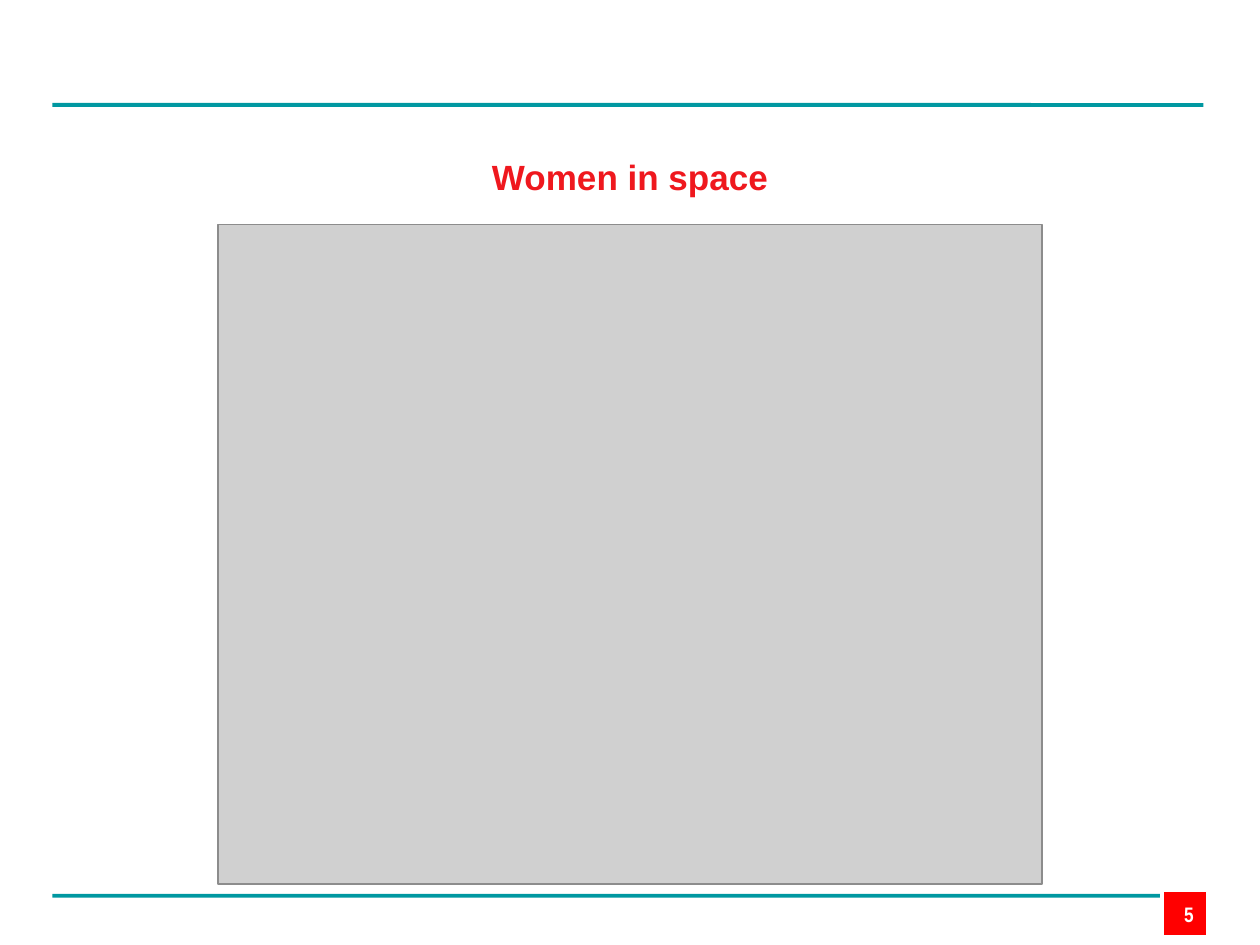
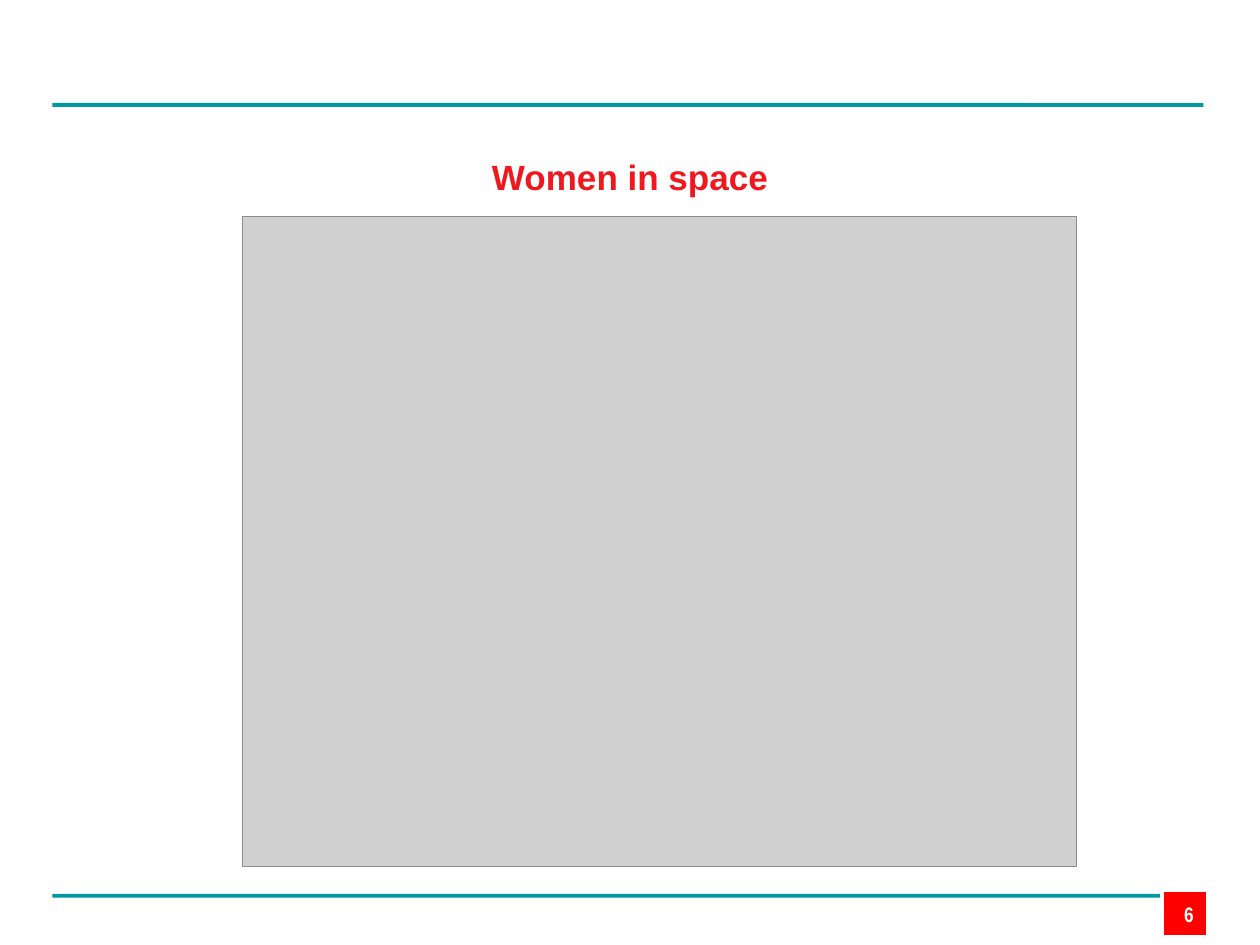
Before and after one commit to lawhitmi/DataVisProject, a slide deck: slide 6 of Ed_DatVis_Group_Project.pptx (slide 5 before the commit). Drawn at 1260x945 pixels with LibreOffice and Linux fonts; fonts in the diff are those of the drawing; grey boxes stand for pictures; background and template pictures are left out. Boxes give left, top, right and bottom in pixels: in the first picture for what was removed or moved away, otherwise in the second. Text is boxed around its words. In the diff, an @@ line names an element or a change of style, - is before the commit and + after.

```diff
--- a/Ed_DatVis_Group_Project.pptx
+++ b/Ed_DatVis_Group_Project.pptx
@@ picture: place and size @@
-picture at bbox=[218, 224, 1042, 883]
+picture at bbox=[242, 217, 1076, 867]
@@ page number at bbox=[1184, 907, 1194, 922]: text changed @@
-5
+6
```
Also in this commit, not shown: 1 other slide changed, 1 other file.
